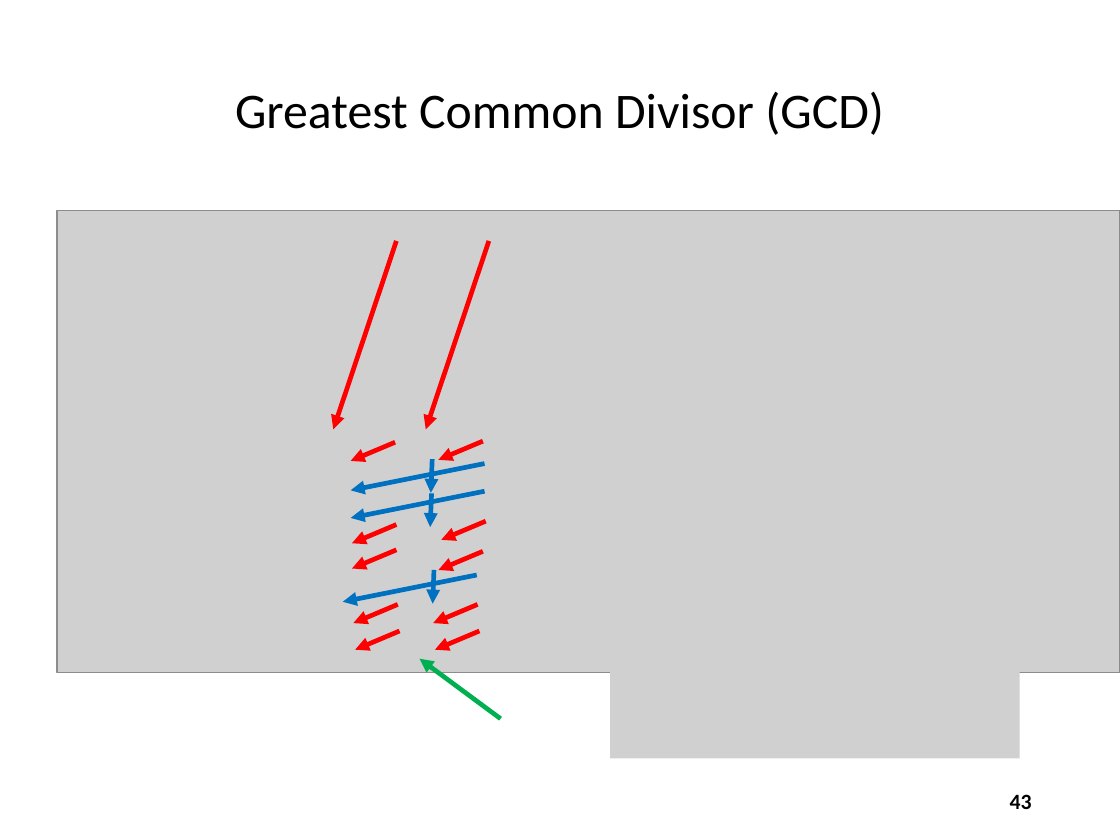
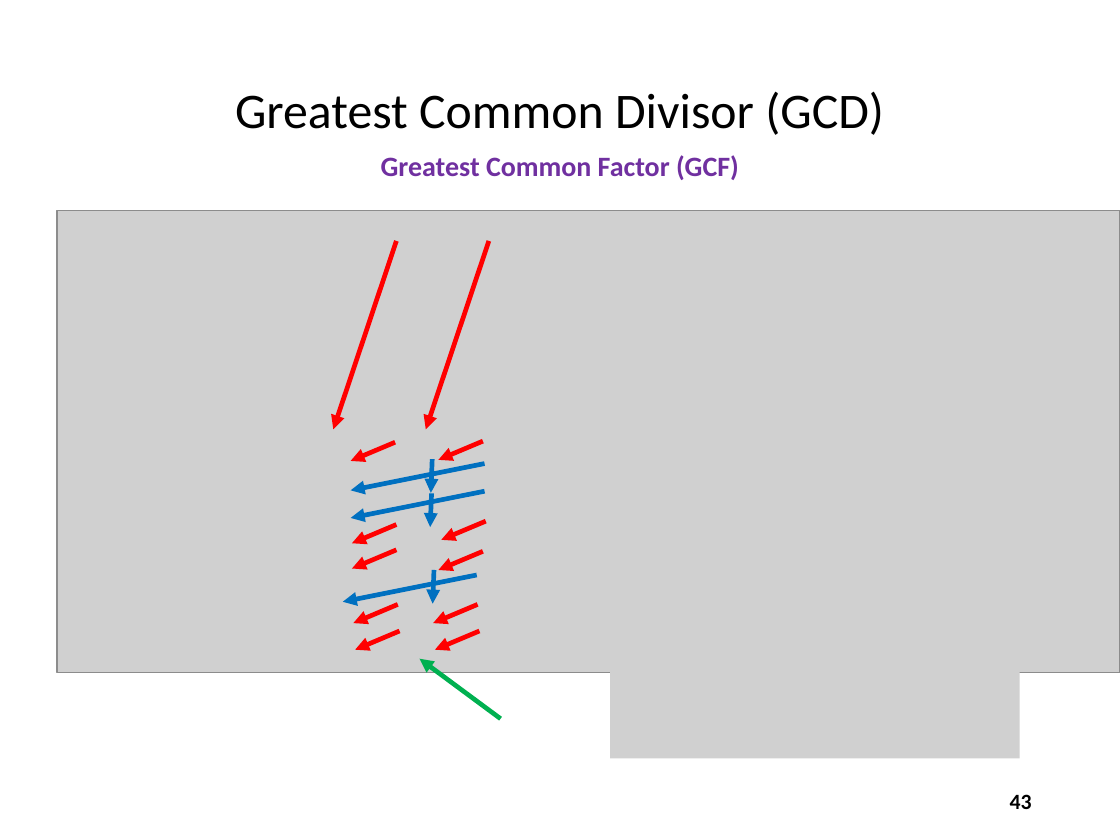
Before and after one commit to dbiersach/scicomp101, a slide deck: slide 43 of Session 03 - Making Line Graphs/Session 03 - Making Line Graphs.pptx. Drawn at 1120x840 pixels with LibreOffice and Linux fonts; fonts in the diff are those of the drawing; grey boxes stand for pictures. Boxes give left, top, right and bottom in pixels: in the first picture for what was removed or moved away, otherwise in the second. Text is boxed around its words. In the diff, an @@ line names an element or a change of style, - is before the commit and + after.

```diff
--- a/Session 03 - Making Line Graphs/Session 03 - Making Line Graphs.pptx
+++ b/Session 03 - Making Line Graphs/Session 03 - Making Line Graphs.pptx
@@ text added at <box>381,155,739,180</box>, 18 pt, text #7030A0, bold @@
+Greatest Common Factor (GCF)
```
Also in this commit, not shown: 2 other slides changed.
